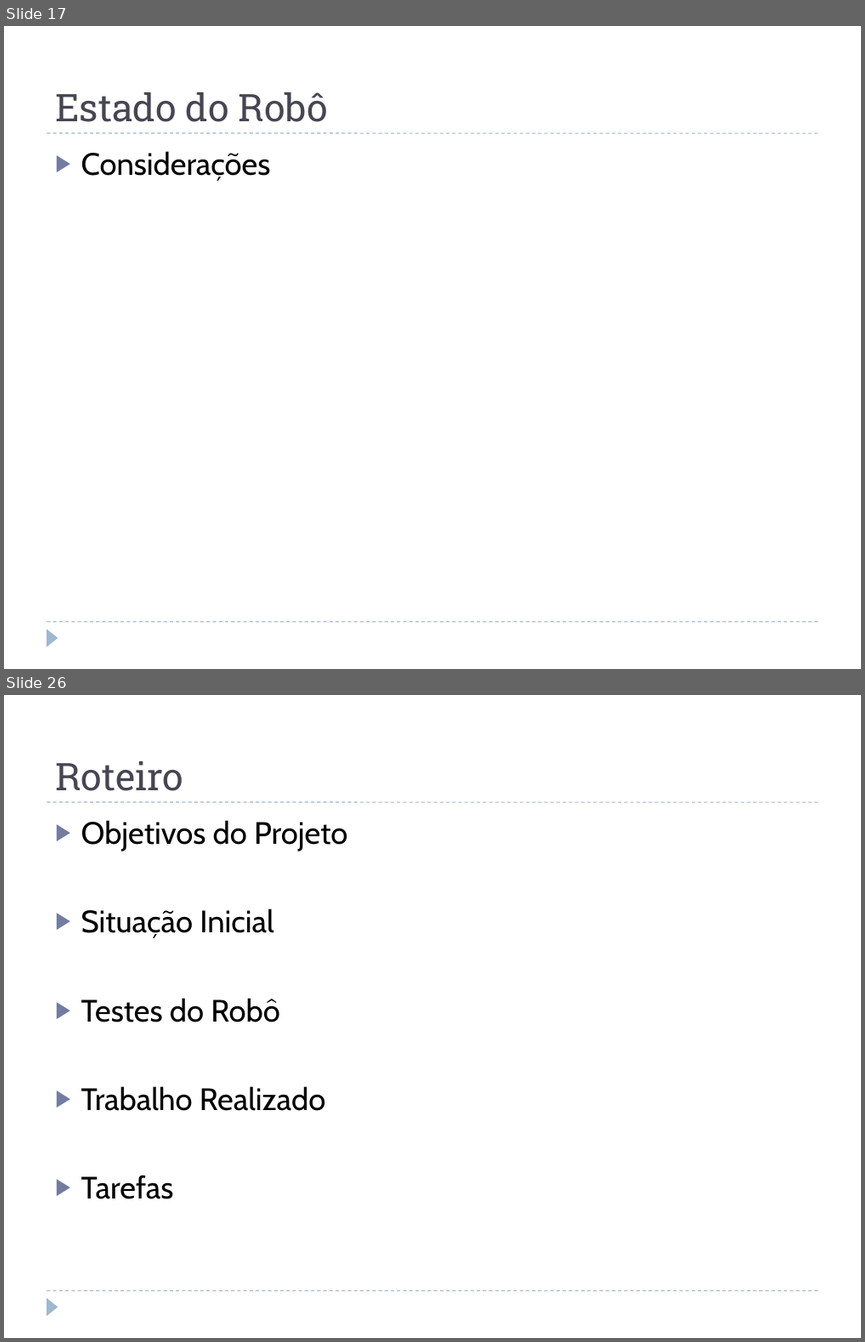
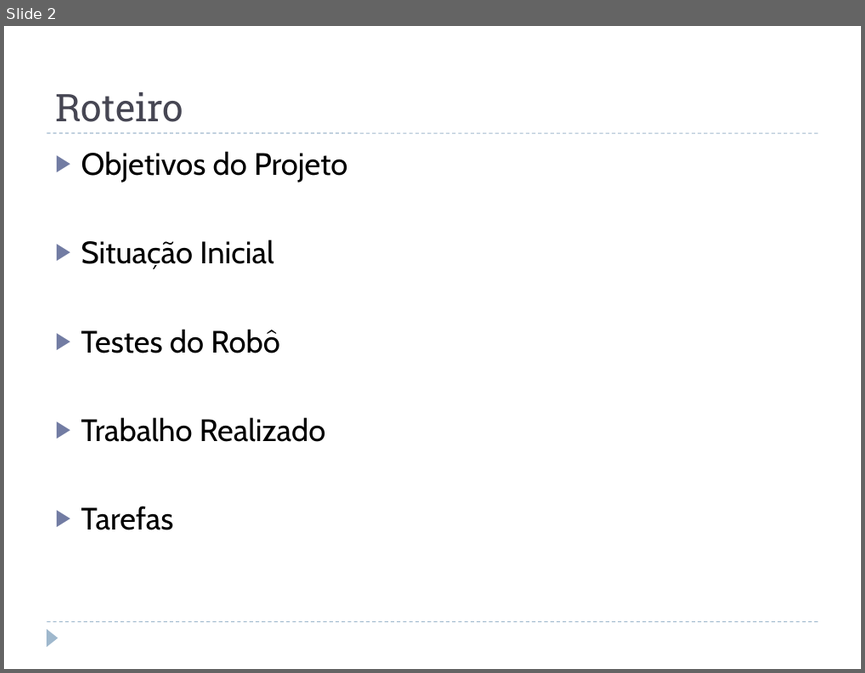
Before and after one commit to jcnborges/TCC, a slide deck: qualificacao.pptx. Shown one above the other, each under a label of ours: slides 17 and 26 before the commit, slide 2 after it; the slides between them are not shown. The pictures are 865x1342 and 865x673 pixels, drawn with LibreOffice and Linux fonts; fonts in the diff are those of the drawing. Boxes give left, top, right and bottom in pixels: in the first picture for what was removed or moved away, otherwise in the second. Text is boxed around its words. In the diff, an @@ line names an element or a change of style, - is before the commit and + after.

```diff
--- a/qualificacao.pptx
+++ b/qualificacao.pptx
@@ slide 17 removed at box(4, 26, 861, 669), background #FFFFFF; not listed: 3 template elements that a slide beside it also shows @@
@@ title removed at box(55, 92, 329, 122) @@
-Estado do Robô
@@ text removed at box(81, 151, 271, 181) @@
-▶ Considerações
@@ what was slide 26 is now slide 2 @@
```
Also in this commit, not shown: 1 slide changed, 1 slide added, 22 other slides removed.
